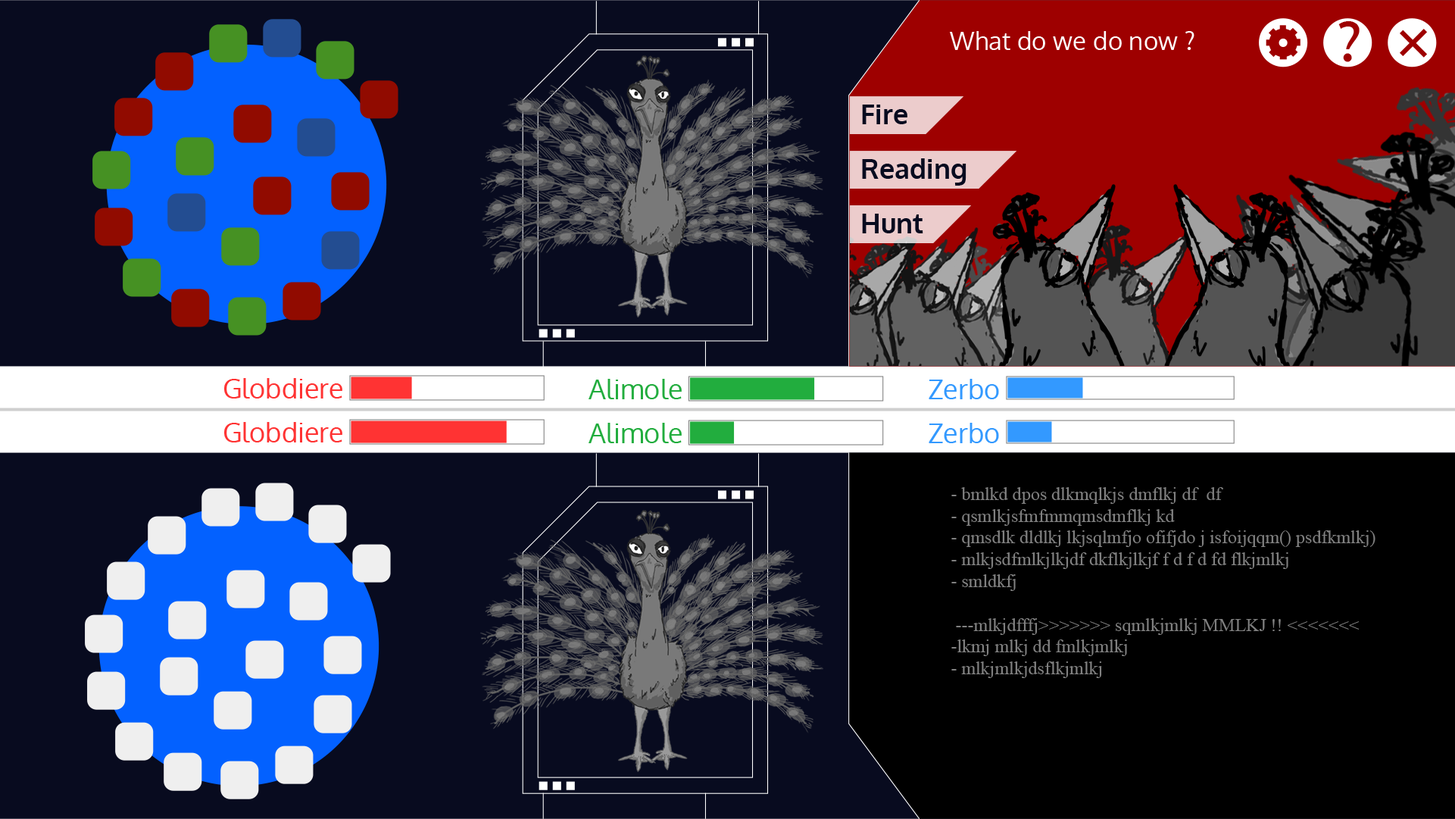
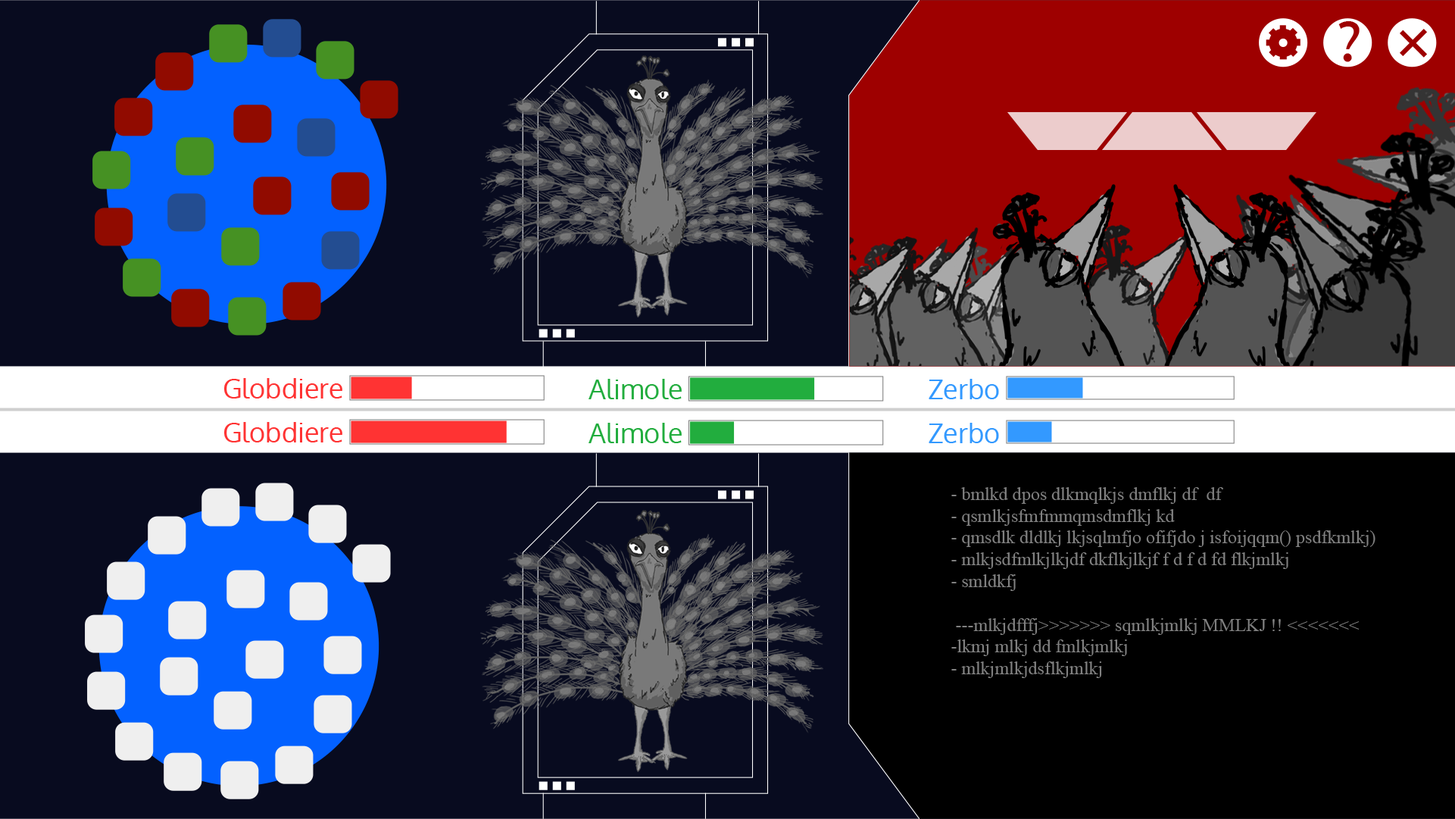
Revision of a layered 1455x819 image; what changed, layer by layer:
added layer "Objet dynamique vectoriel" (1st of 3) above "Objet dynamique vectoriel" over [1007, 112, 1317, 150]
hid "Objet dynamique vectoriel" (2nd of 3) over [849, 31, 1195, 244]
